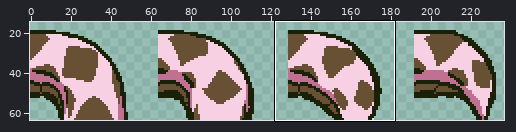
A sprite sheet gets an edit: sprites/snake/body_left_tail_up.png. The first picture is a wide view before the edit; the outline marks the close-up.
Close-up. Before the commit:
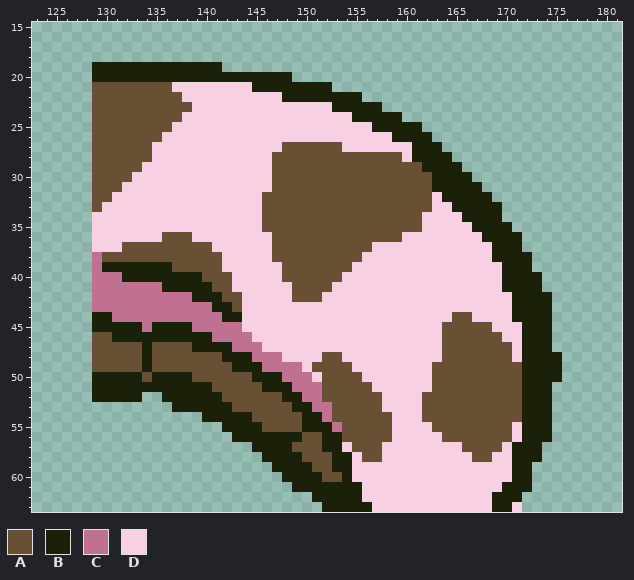
The file is 256x64 pixels. Shown: x 123..181, y 15..63. The wide view leaves out empty margins.
Palette (. is transparent): A #685034  B #1b2109  C #c07090  D #f8d0e4
Pixels before (only the part around the change), first column x 123:
15 ...........................................................
16 ...........................................................
17 ...........................................................
18 ...........................................................
19 ......BBBBBBBBBBBBB........................................
20 ......BBBBBBBBBBBBBBBBBBBB.................................
21 ......AAAAAAAADDDDDDDDBBBBBBBB.............................
22 ......AAAAAAAAADDDDDDDDDDBBBBBBBB..........................
23 ......AAAAAAAAAADDDDDDDDDDDDDDBBBBB........................
24 ......AAAAAAAAADDDDDDDDDDDDDDDDDBBBBB......................
25 ......AAAAAAAADDDDDDDDDDDDDDDDDDDDBBBBB....................
26 ......AAAAAAADDDDDDDDDDDDDDDDDDDDDDDBBBB...................
27 ......AAAAAADDDDDDDDDDDDDAAAAAADDDDDDDBBB..................
28 ......AAAAAADDDDDDDDDDDDAAAAAAAAAAAAADBBBB.................
29 ......AAAAADDDDDDDDDDDDDAAAAAAAAAAAAAAABBBB................
30 ......AAAADDDDDDDDDDDDDDAAAAAAAAAAAAAAAABBBB...............
31 ......AAADDDDDDDDDDDDDDDAAAAAAAAAAAAAAAABBBBB..............
32 ......AADDDDDDDDDDDDDDDAAAAAAAAAAAAAAAAADBBBBB.............
33 ......ADDDDDDDDDDDDDDDDAAAAAAAAAAAAAAAAADDBBBBB............
34 ......DDDDDDDDDDDDDDDDDAAAAAAAAAAAAAAAADDDDBBBB............
35 ......DDDDDDDDDDDDDDDDDAAAAAAAAAAAAAAAADDDDDBBBB...........
36 ......DDDDDDDAAADDDDDDDDAAAAAAAAAAAAADDDDDDDDBBBB..........
37 ......DDDAAAAAAAAADDDDDDAAAAAAAAAADDDDDDDDDDDDBBB..........
38 ......CAAAAAAAAAAAADDDDDAAAAAAAAADDDDDDDDDDDDDBBBB.........
39 ......CBBBBBBBAAAAADDDDDDAAAAAAADDDDDDDDDDDDDDDBBB.........
40 ......CCCBBBBBBBBAAADDDDDAAAAAADDDDDDDDDDDDDDDDBBBB........
41 ......CCCCCCCBBBBBAADDDDDDAAAADDDDDDDDDDDDDDDDDBBBB........
42 ......CCCCCCCCCCBBBAADDDDDAAADDDDDDDDDDDDDDDDDDDBBBB.......
43 ......CCCCCCCCCCCCBBADDDDDDDDDDDDDDDDDDDDDDDDDDDBBBB.......
44 ......BBCCCCCCCCCCCBBDDDDDDDDDDDDDDDDDDDDDAADDDDBBBB.......
45 ......BBBBBCBBBBCCCCCDDDDDDDDDDDDDDDDDDDDAAAAADDDBBB.......
46 ......AABBBBBBBBBBCCCCDDDDDDDDDDDDDDDDDDDAAAAAADDBBB.......
47 ......AAAAABAAAABBBBCCCDDDDDDDDDDDDDDDDDDAAAAAAADBBB.......
48 ......AAAAABAAAAAAABBBCCCDDDDAADDDDDDDDDDAAAAAAADBBBB......
49 ......AAAAABAAAAAAAABBBCCCCDAAAADDDDDDDDAAAAAAAAABBBB......
50 ......BBBBBABBBBAAAAAABBBCCCDAAAADDDDDDDAAAAAAAAABBBB......
51 ......BBBBBBBBBBBBAAAAABBBCCCAAAAADDDDDDAAAAAAAAABBB.......
52 ......BBBBB..BBBBBBAAAAAABBCCAAAAAADDDDAAAAAAAAAABBB.......
53 ..............BBBBBBAAAAAABBCCAAAAADDDDAAAAAAAAAABBB.......
54 .................BBBBBAAAAABBCAAAAAADDDAAAAAAAAAABBB.......
55 ...................BBBBAAAABBBCAAAAADDDDAAAAAAAADBBB.......
56 ....................BBBBBBBAABBAAAAADDDDDAAAAAAADBBB.......
57 ......................BBBBAAABBDAAADDDDDDDDAAAADBBB........
58 .......................BBBBAAABBDAADDDDDDDDDAADDBBB........
59 ........................BBBBAABBDDDDDDDDDDDDDDDDBB.........
60 .........................BBBBAABDDDDDDDDDDDDDDDDBB.........
61 ..........................BBBBBBBDDDDDDDDDDDDDDBBB.........
62 ............................BBBBBDDDDDDDDDDDDDBBB..........
63 .............................BBBBBDDDDDDDDDDDDBBD..........
Once edited:
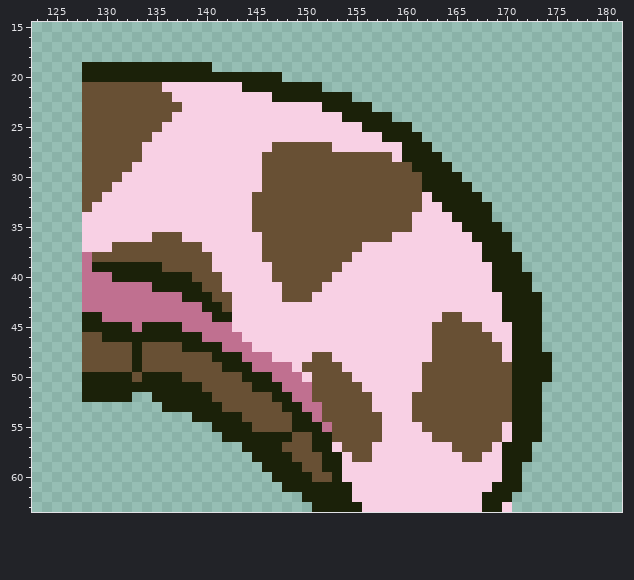
Difference:
Changed rows in their new state; - is an unchanged pixel.
first column x 128:
19 B------------.----------------------------------
20 B-------------------.---------------------------
21 A-------D-------B-------.-----------------------
22 A--------D---------B-------.--------------------
23 A---------D-------------B----.------------------
24 A--------D----------------B----.----------------
25 A-------D-------------------B----.--------------
26 A------D----------------------B---.-------------
27 A-----D------------A-----D------B--.------------
28 A-----D-----------A------------DB---.-----------
29 A----D------------A--------------B---.----------
30 A---D-------------A---------------B---.---------
31 A--D--------------A---------------B----.--------
32 A-D--------------A----------------DB----.-------
33 AD---------------A----------------D-B----.------
34 D----------------A---------------D---B---.------
35 D----------------A---------------D----B---.-----
36 D------A--D-------A------------D-------B---.----
37 D--A--------D-----A---------D-----------B--.----
38 CA-----------D----A--------D------------B---.---
39 CB------A----D-----A------D--------------B--.---
40 C--B-------A--D----A-----D---------------B---.--
41 C------B----A-D-----A---D----------------B---.--
42 C---------B--A-D----A--D------------------B---.-
43 C-----------B-AD--------------------------B---.-
44 B-C----------B-D--------------------A-D---B---.-
45 B----CB---C----D-------------------A----D--B--.-
46 A-B---------C---D------------------A-----D-B--.-
47 A----BA---B---C--D-----------------A------DB--.-
48 A----BA------B--C--D---A-D---------A------DB---.
49 A----BA-------B--C---DA---D-------A--------B---.
50 B----AB---A-----B--C--DA---D------A--------B---.
51 B-----------A----B--C--A----D-----A--------B--.-
52 B----.-B-----A-----B-C-A-----D---A---------B--.-
53 --------B-----A-----B-C-A----D---A---------B--.-
54 -----------B----A----B-CA-----D--A---------B--.-
55 -------------B---A---B--CA----D---A-------DB--.-
56 --------------B------A-B-A----D----A------DB--.-
57 ----------------B---A--B-DA--D-------A---DB--.--
58 -----------------B---A--B-DA-D--------A-D-B--.--
59 ------------------B---A-B-D---------------B-.---
60 -------------------B---A-BD---------------B-.---
61 --------------------B------D-------------B--.---
62 ----------------------B----D------------B--.----
63 -----------------------B----D-----------B-D.----
Boxes around the changes in both close-ups, in picture pixels (x1, y1, x2, y2):
changed: (82, 62, 562, 512)
